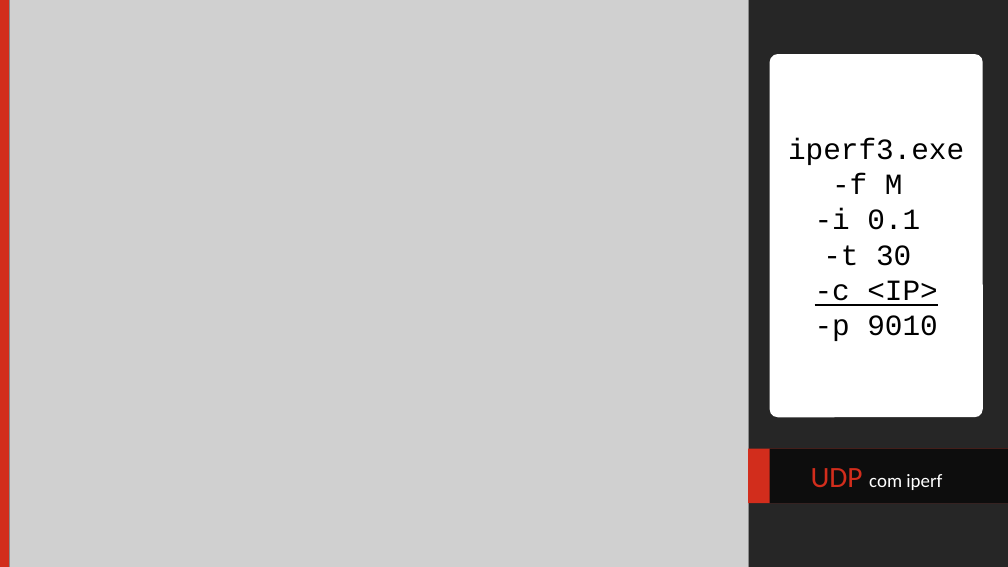
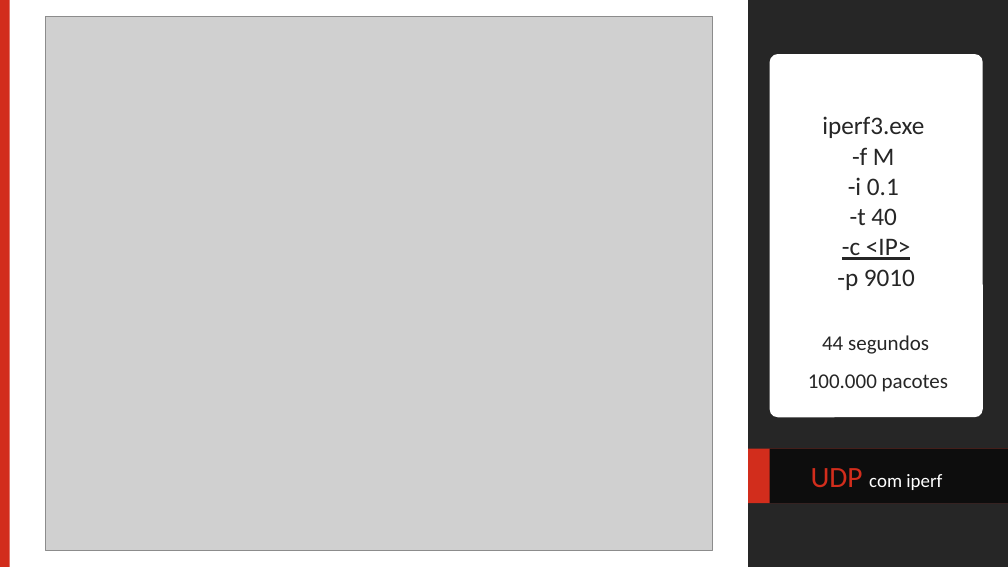
Before and after one commit to brunopozzebon/WebTrafficAnalizer, a slide deck: slide 10 of redes.pptx (slide 9 before the commit). Drawn at 1008x567 pixels with LibreOffice and Linux fonts; fonts in the diff are those of the drawing; grey boxes stand for pictures. Boxes give left, top, right and bottom in pixels: in the first picture for what was removed or moved away, otherwise in the second. Text is boxed around its words. In the diff, an @@ line names an element or a change of style, - is before the commit and + after.

Commit message:
Ppt

```diff
--- a/redes.pptx
+++ b/redes.pptx
@@ rectangle: place and size @@
-rectangle at bbox=[0, 0, 14, 567]
+rectangle at bbox=[0, 0, 10, 567]
@@ picture: place and size @@
-picture at bbox=[10, 0, 749, 567]
+picture at bbox=[45, 17, 712, 551]
@@ rectangle: place and size @@
-rectangle at bbox=[0, 0, 1008, 567]
+rectangle at bbox=[749, 0, 1008, 567]
@@ text in rounded rectangle at bbox=[822, 116, 924, 290]: size 28 to 24 pt, font Courier New to Calibri, text colour #000000 to #262626 in "iperf3.exe", "-f M", "-i 0.1", "-c <IP>" and 1 more places @@
@@ text in rounded rectangle at bbox=[850, 208, 897, 225]: text changed; size 28 to 24 pt; font Courier New to Calibri; text colour #000000 to #262626 @@
--t 30
+-t 40
@@ text added at bbox=[808, 335, 948, 392], 20 pt, text #262626 @@
+44 segundos
+100.000 pacotes
```
Also in this commit, not shown: 2 other slides changed, 7 slides added, 3 other files.
